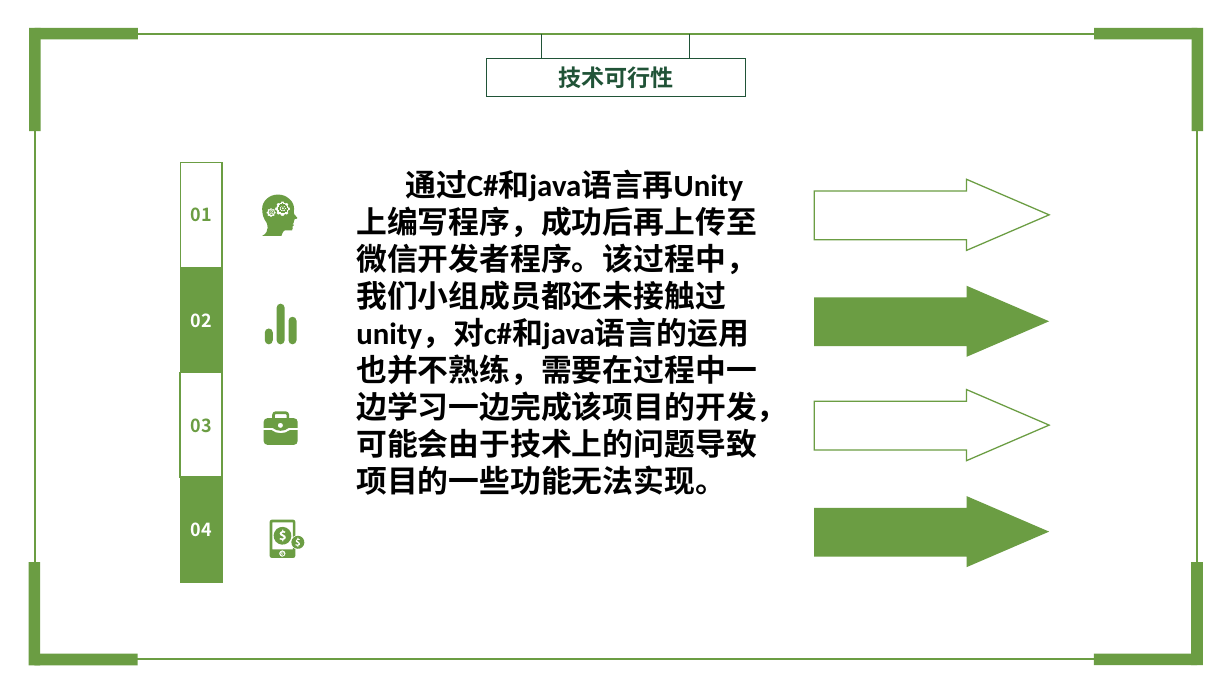
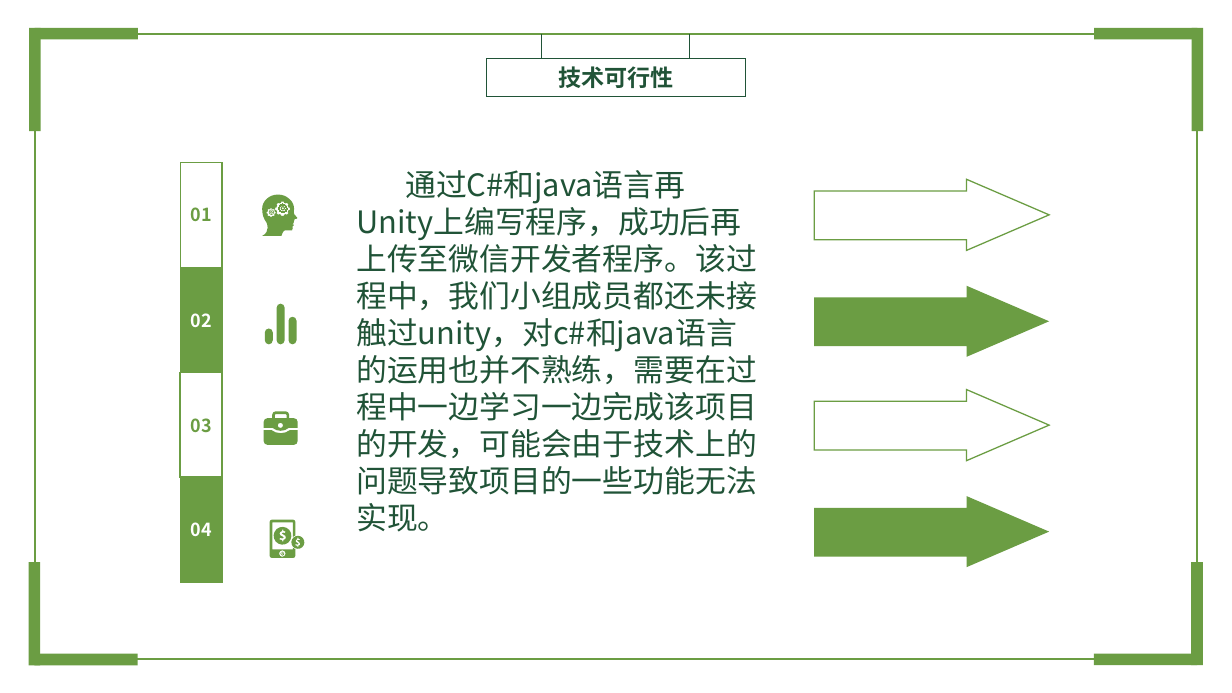
Before and after one commit to lzhokai/-, a slide deck: slide 4 of G13可行性分析报告ppt.pptx. Drawn at 1232x693 pixels with LibreOffice and Linux fonts; fonts in the diff are those of the drawing; background and template pictures are left out. Boxes give left, top, right and bottom in pixels: in the first picture for what was removed or moved away, otherwise in the second. Text is boxed around its words. In the diff, an @@ line names an element or a change of style, - is before the commit and + after.

```diff
--- a/G13可行性分析报告ppt.pptx
+++ b/G13可行性分析报告ppt.pptx
@@ text "通过C#和java语言再Unity上编写程序，成功后再上传至微信开发者程序。该过程中，我们小组成员都还未接触过unity ..." at (x1=356, y1=170, x2=756, y2=532): font Calibri to Noto Sans CJK SC, text colour #000000 to #205337, bold off @@
```
Also in this commit, not shown: 1 other slide changed, 1 slide added, 5 other files.
